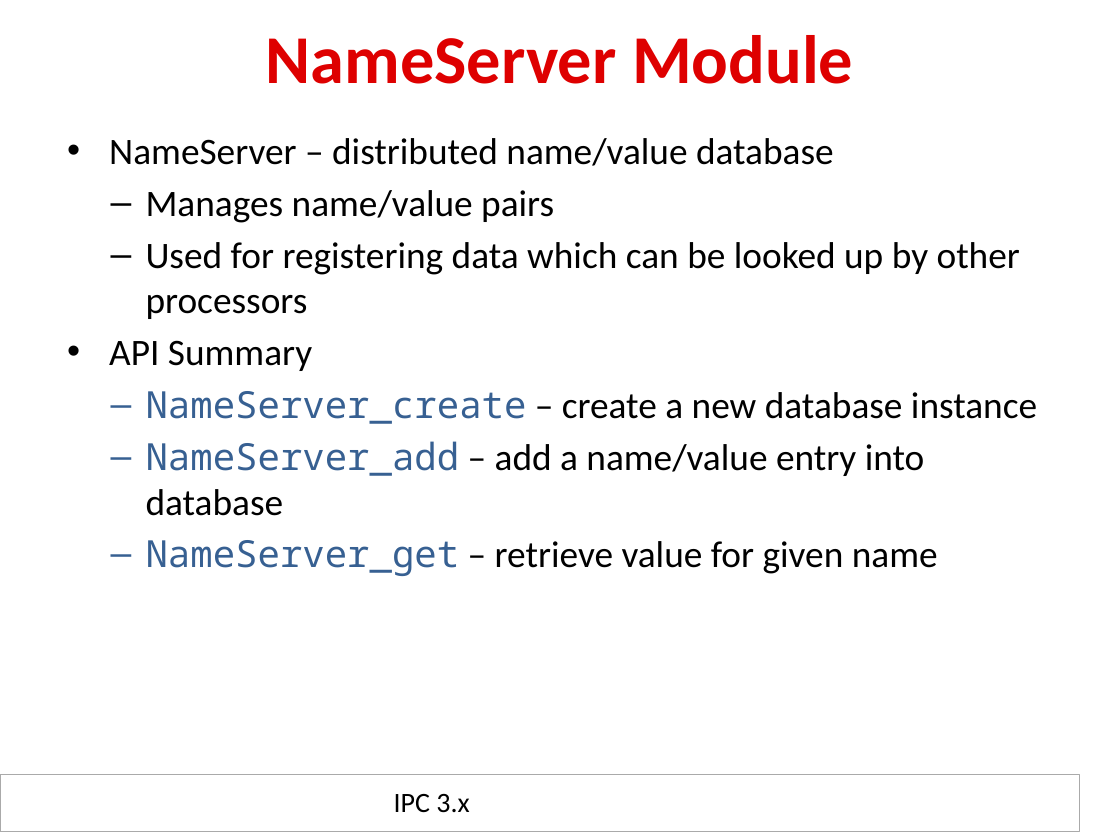
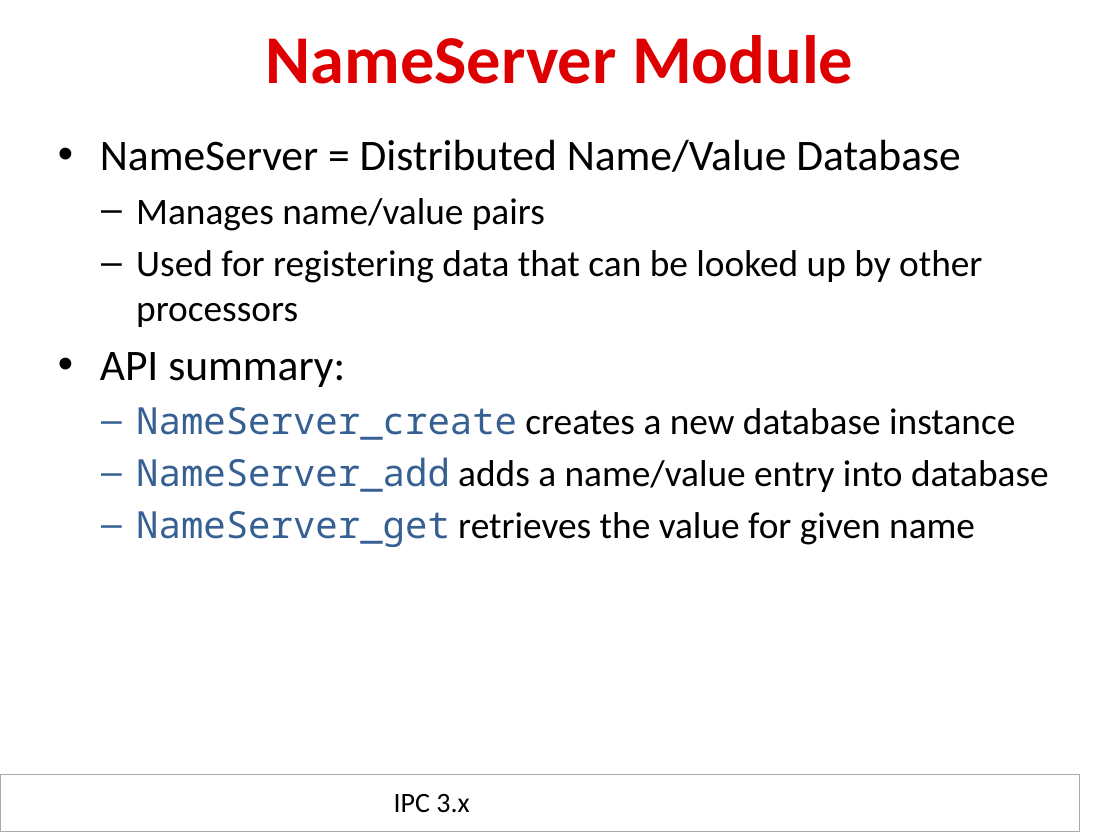
Before and after one commit to hari1989/keystone-workshop, a slide deck: slide 26 of preliminary/ipcForTI_RTOS_Internal.pptx (slide 30 before the commit). Drawn at 1120x840 pixels with LibreOffice and Linux fonts; fonts in the diff are those of the drawing; background and template pictures are left out. Boxes give left, top, right and bottom in pixels: in the first picture for what was removed or moved away, otherwise in the second. Text is boxed around its words. In the diff, an @@ line names an element or a change of style, - is before the commit and + after.

```diff
--- a/preliminary/ipcForTI_RTOS_Internal.pptx
+++ b/preliminary/ipcForTI_RTOS_Internal.pptx
@@ text "NameServer = Distributed Name/Value Database": place and size @@
-text "NameServer = Distributed Name/Value Database" at bbox=[109, 138, 1037, 576]
+text "NameServer = Distributed Name/Value Database" at bbox=[100, 139, 1049, 547]
@@ text at bbox=[100, 139, 961, 172]: text changed; size 24 to 28 pt @@
-• NameServer – distributed name/value database
+• NameServer = Distributed Name/Value Database
@@ text at bbox=[100, 250, 1049, 547]: text changed @@
-  – Used for registering data which can be looked up by other processors
-• API Summary
-  – NameServer_create – create a new database instance
-  – NameServer_add – add a name/value entry into database
-  – NameServer_get – retrieve value for given name
+  – Used for registering data that can be looked up by other processors
+• API summary:
+  – NameServer_create creates a new database instance
+  – NameServer_add adds a name/value entry into database
+  – NameServer_get retrieves the value for given name
```
Also in this commit, not shown: 36 other slides changed, 1 slide added, 6 slides removed.
